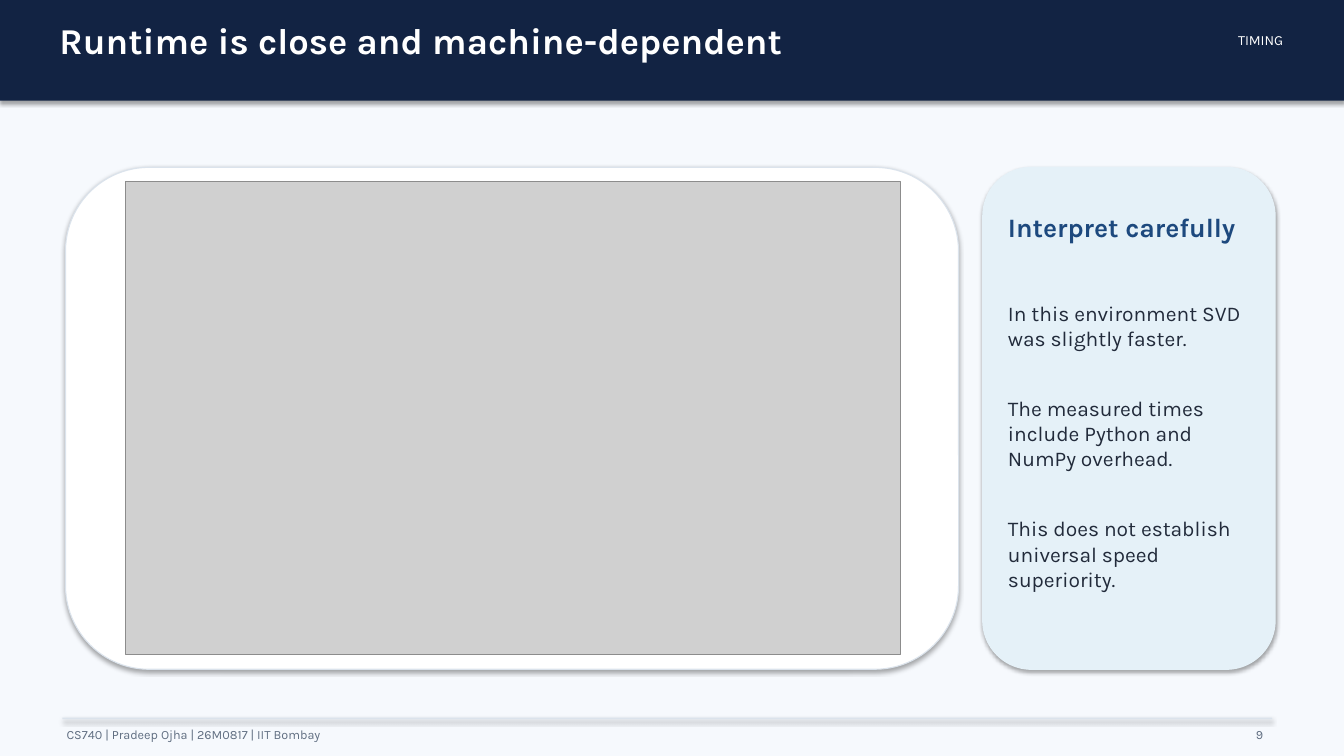
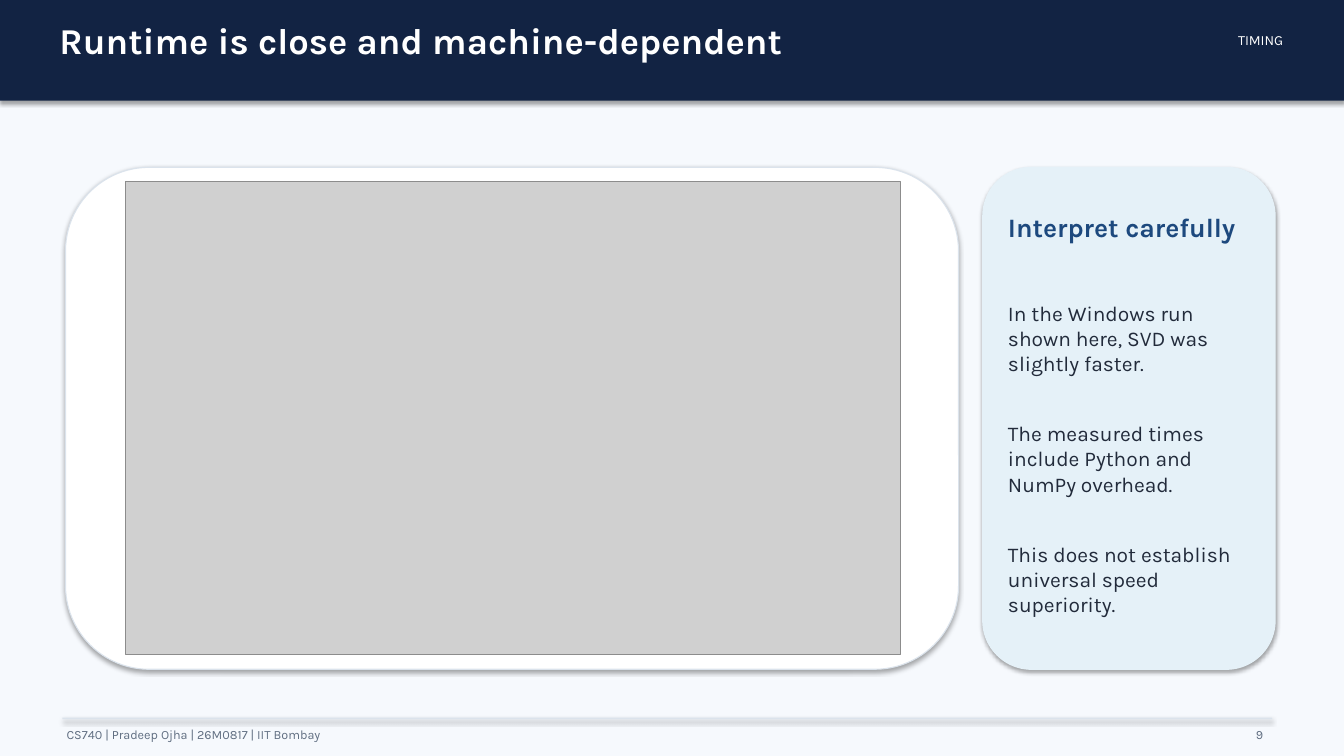
Before and after one commit to pradeepojha-dev/CS740-3D-Rigid-Alignment, a slide deck: slide 9 of CS740_Presentation_26M0817.pptx. Drawn at 1344x756 pixels with LibreOffice and Linux fonts; fonts in the diff are those of the drawing; grey boxes stand for pictures. Boxes give left, top, right and bottom in pixels: in the first picture for what was removed or moved away, otherwise in the second. Text is boxed around its words. In the diff, an @@ line names an element or a change of style, - is before the commit and + after.

```diff
--- a/CS740_Presentation_26M0817.pptx
+++ b/CS740_Presentation_26M0817.pptx
@@ text at (x1=1008, y1=306, x2=1208, y2=376): text changed @@
-In this environment SVD was slightly faster.
+In the Windows run shown here, SVD was slightly faster.
```
Also in this commit, not shown: 2 other slides changed, 1 other file.
